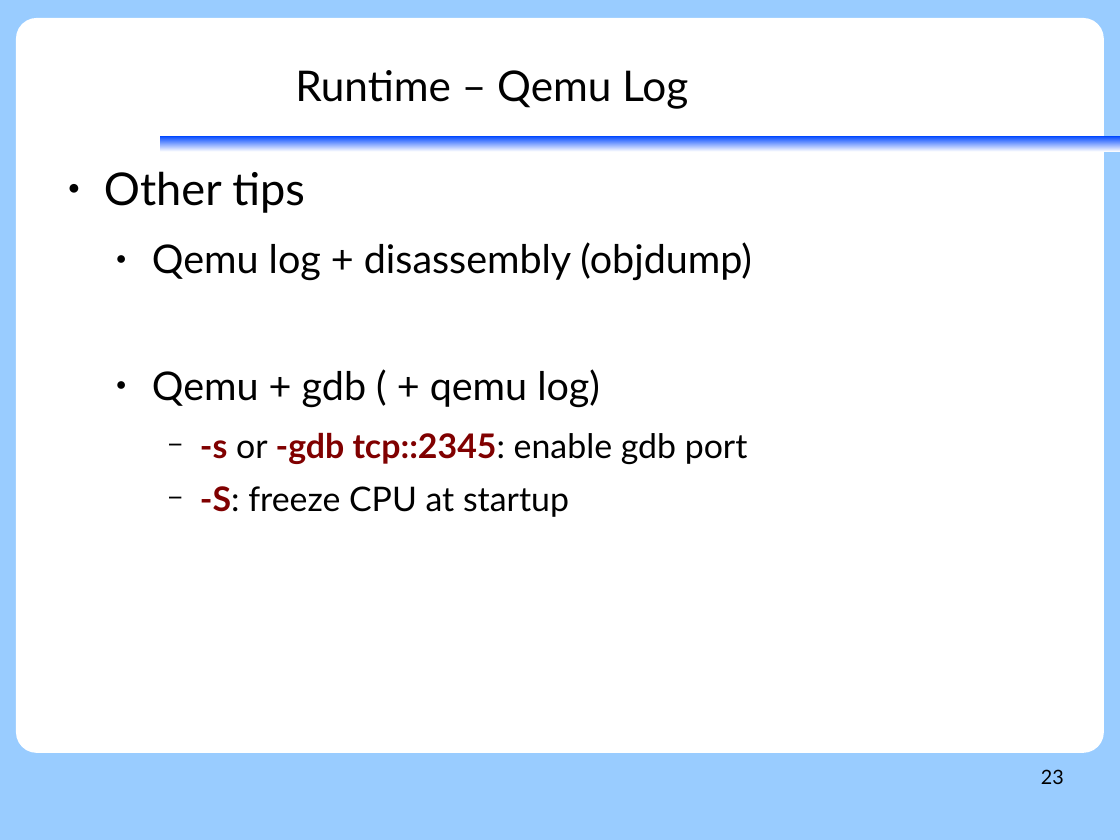
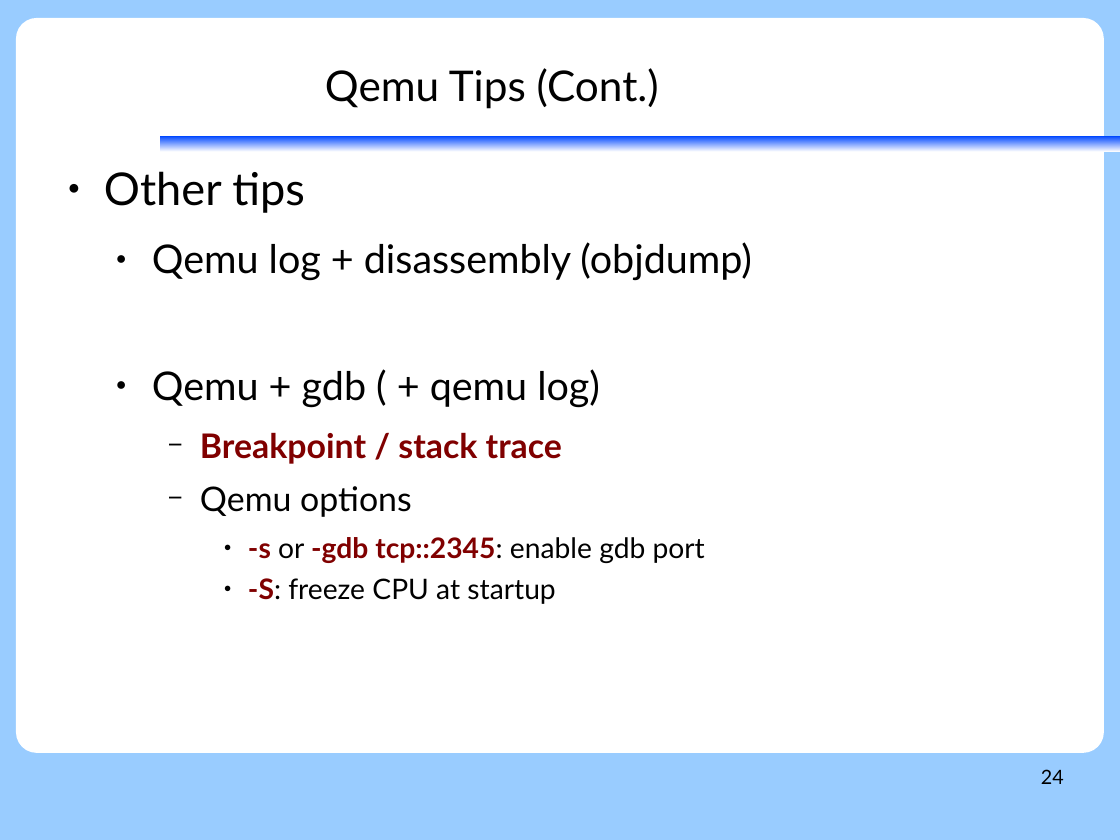
Before and after one commit to vh21/documents, a slide deck: slide 24 of linux/trace-code-tips.odp (slide 23 before the commit). Drawn at 1120x840 pixels with LibreOffice and Linux fonts; fonts in the diff are those of the drawing; background and template pictures are left out. Boxes give left, top, right and bottom in pixels: in the first picture for what was removed or moved away, otherwise in the second. Text is boxed around its words. In the diff, an @@ line names an element or a change of style, - is before the commit and + after.

```diff
--- a/linux/trace-code-tips.odp
+++ b/linux/trace-code-tips.odp
@@ title at (325, 68, 659, 109): text changed @@
-Runtime – Qemu Log
+Qemu Tips (Cont.)
@@ text at (200, 432, 562, 517): paragraphs added @@
+    − Breakpoint / stack trace
+    − Qemu options
@@ text at (248, 537, 705, 604): size 24 to 20 pt in "-s or -gdb tcp::2345: enable gdb port", "-S: freeze CPU at startup"; bullet − to ●; list level 3 to 4 in "-s or -gdb tcp::2345: enable ..."; list level 3 to 4 in "-S: freeze CPU at startup" @@
@@ page number at (1041, 769, 1064, 784): text changed @@
-23
+24
```
Also in this commit, not shown: 18 other slides changed, 5 slides added, 4 slides removed.
